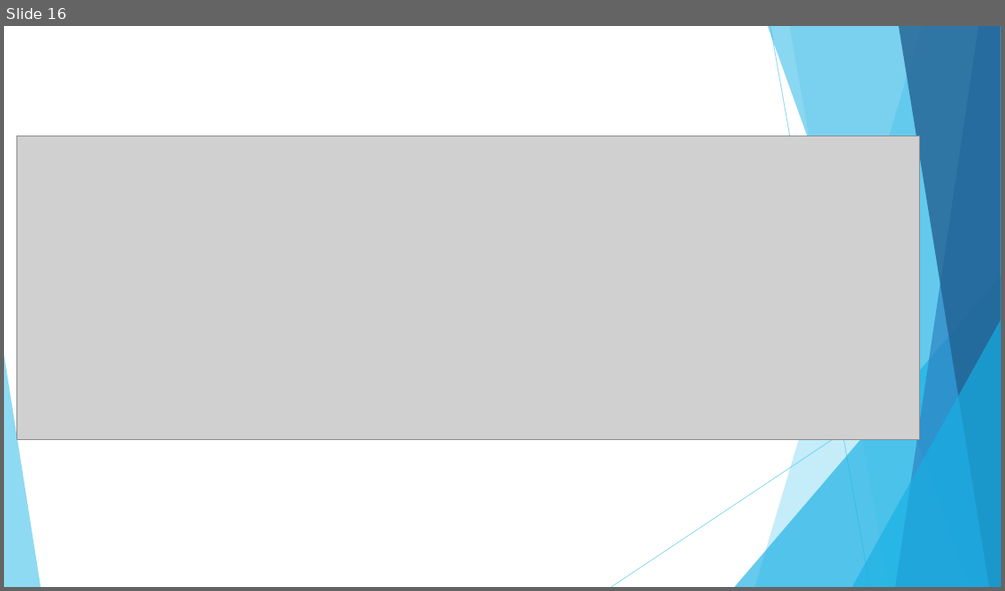
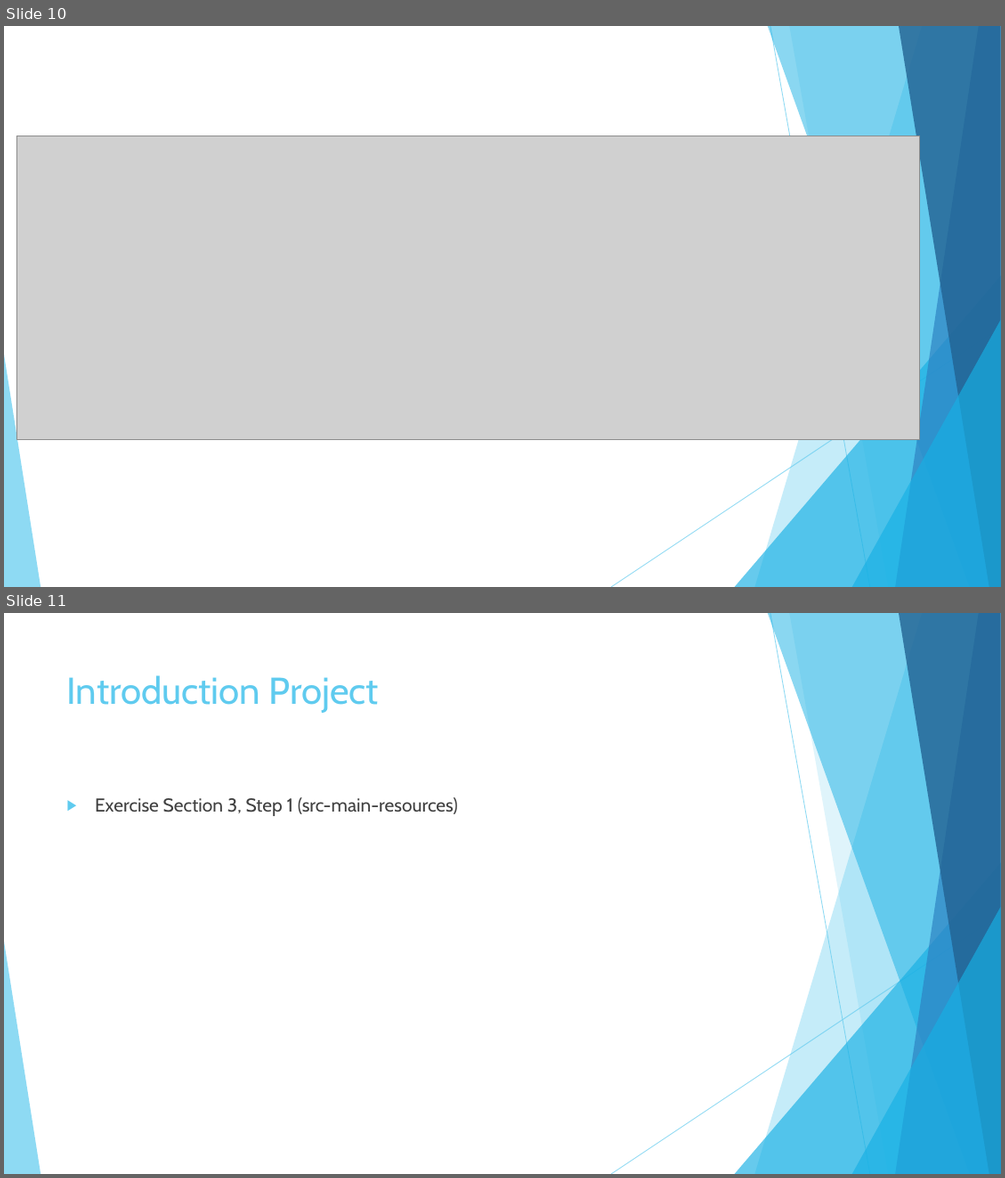
Before and after one commit to sebivenlo/drools, a slide deck: Presentation.pptx. Shown one above the other, each under a label of ours: slide 16 before the commit, slides 10 and 11 after it. The pictures are 1005x591 and 1005x1178 pixels, drawn with LibreOffice and Linux fonts; fonts in the diff are those of the drawing; grey boxes stand for pictures. Boxes give left, top, right and bottom in pixels: in the first picture for what was removed or moved away, otherwise in the second. Text is boxed around its words. In the diff, an @@ line names an element or a change of style, - is before the commit and + after.

```diff
--- a/Presentation.pptx
+++ b/Presentation.pptx
@@ slide 11 added at box(4, 613, 1001, 1174), background #FFFFFF; not listed: 10 template elements that a slide beside it also shows @@
@@ title added at box(67, 675, 379, 713), 36 pt, text #5FCBEF @@
+Introduction Project
@@ text added at box(95, 797, 458, 816), 18 pt, text #404040 @@
+▶ Exercise Section 3, Step 1 (src-main-resources)
@@ what was slide 16 is now slide 10 @@
```
Also in this commit, not shown: 1 slide changed, 2 other slides added.
